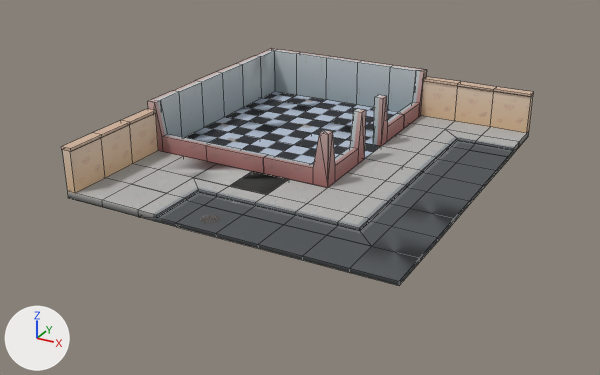
What one commit did to the FBX model art/models/DoubleCooked_Room01.fbx.
Rendered twice from a 50 mm camera at (8.79, -16.94, 7.57) aimed at (0.1, -1.16, -0.33). Every picture has the same lights, and +X, +Y and +Z are marked at lower left. The older version comes first. Mesh edges are drawn as thin lines. Where no turn or scale is listed for an object, it has been applied to the vertices. Vertices at exactly the same position are counted once.

The first picture shows 'DoubleCooked_Room01'.
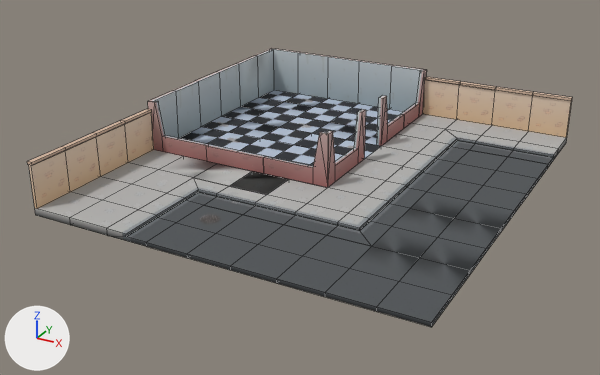
The newer file is also turned or shifted as a whole; pictures and numbers use the older file's frame.

Where the change shows, as pixel boxes [x1, y1, x2, y2] in the pictures (600 x 375 px; the box of a moved part takes in the faces that stretch with it):
'DoubleCooked_Room01', reshaped (15% wider, 17% taller): before [61, 48, 534, 286]; after [27, 48, 573, 327]
part 1 of me_mesh, added: after [508, 131, 567, 167]
part 2 of me_mesh, added: after [497, 157, 548, 181]
part 3 of me_mesh, added: after [484, 170, 538, 197]
part 4 of me_mesh, added: after [470, 185, 527, 214]
part 5 of me_mesh, added: after [400, 201, 514, 299]
part 6 of me_mesh, added (beige): after [528, 96, 572, 138]
part 7 of me_mesh, added: after [532, 92, 573, 101]
part 8 of me_mesh, added: after [107, 210, 176, 247]
part 9 of me_mesh, added: after [70, 201, 137, 236]
part 10 of me_mesh, added: after [231, 244, 302, 283]
part 11 of me_mesh, added: after [187, 233, 258, 270]
part 12 of me_mesh, added: after [277, 256, 349, 297]
part 13 of me_mesh, added: after [325, 268, 399, 312]
part 14 of me_mesh, added: after [35, 192, 102, 225]
part 15 of me_mesh, added (brown): after [29, 151, 70, 209]
part 16 of me_mesh, added: after [27, 147, 66, 166]
part 17 of me_mesh, added: after [377, 281, 452, 327]
part 18 of me_mesh, added: after [146, 223, 216, 258]
part 19 of me_mesh, moved or reshaped: before [61, 48, 534, 225]; after [61, 48, 533, 200]

The change, as a diff of the scene's bpy script:
```diff
--- a/art/models/DoubleCooked_Room01.fbx.py
+++ b/art/models/DoubleCooked_Room01.fbx.py
@@ me_mesh @@
-me_mesh.from_pydata(...)  # 838 vertices, 580 faces; spans x -4.01..4.01, y -4.51..4.51, z -0.17..1.27
+me_mesh.from_pydata(...)  # 1014 vertices, 702 faces; spans x -4.01..5.01, y -5.51..4.51, z -0.17..1.27
+# me_mesh part 1: the loose piece of 18 vertices spanning x 3.01..4.01, y 2.49..4.49, z -0.17..0.0 is copied, and the copy is moved by (1.0, 0.0, 0.0); it spans x 4.01..5.01, y 2.49..4.49, z -0.17..0.0
+# me_mesh part 2: the loose piece of 8 vertices spanning x 3.01..4.01, y 1.49..2.49, z -0.17..-0.07 is copied, and the copy is moved by (1.0, 0.0, 0.0); it spans x 4.01..5.01, y 1.49..2.49, z -0.17..-0.07
+# me_mesh part 3: the loose piece of 8 vertices spanning x 3.01..4.01, y 0.49..1.49, z -0.17..-0.07 is copied, and the copy is moved by (1.0, 0.0, 0.0); it spans x 4.01..5.01, y 0.49..1.49, z -0.17..-0.07
+# me_mesh part 4: the loose piece of 8 vertices spanning x 3.01..4.01, y -0.51..0.49, z -0.17..-0.07 is copied, and the copy is moved by (1.0, 0.0, 0.0); it spans x 4.01..5.01, y -0.51..0.49, z -0.17..-0.07
+# me_mesh part 5: the loose piece of 22 vertices spanning x 3.01..4.01, y -4.51..-0.51, z -0.17..-0.07 is copied, and the copy is moved by (1.0, 0.0, 0.0); it spans x 4.01..5.01, y -4.51..-0.51, z -0.17..-0.07
+# me_mesh part 6: the loose piece of 8 vertices spanning x 3.01..4.01, y 4.26..4.49, z 0.0..1.0 is copied, and the copy is scaled about its middle by (1, 0.381, 1), then moved by (1.0, 0.07, 0.0); it spans x 4.01..5.01, y 4.4..4.49, z 0.0..1.0
+# me_mesh part 7: a new loose piece, a box spanning x 4.013..5.013, y 4.374..4.513, z 1.0..1.07, in mat_material__22 (picture img_groundatlas_bc_png)
+# me_mesh part 8: the loose piece of 12 vertices spanning x -1.99..-0.99, y -4.51..-3.51, z -0.17..0.0 is copied, and the copy is moved by (0.0, -1.0, 0.0); it spans x -1.99..-0.99, y -5.51..-4.51, z -0.17..0.0
+# me_mesh part 9: the loose piece of 8 vertices spanning x -3.99..-2.99, y -4.51..-3.51, z -0.17..0.0 is copied, and the copy is moved by (1.0, -1.0, 0.0); it spans x -2.99..-1.99, y -5.51..-4.51, z -0.17..0.0
+# me_mesh part 10: the loose piece of 8 vertices spanning x 2.01..3.01, y -4.51..-3.51, z -0.17..-0.07 is copied, and the copy is moved by (-1.0, -1.0, 0.0); it spans x 1.01..2.01, y -5.51..-4.51, z -0.17..-0.07
+# me_mesh part 11: the loose piece of 8 vertices spanning x 0.01..1.01, y -4.51..-3.51, z -0.17..-0.07 is copied, and the copy is moved by (0.0, -1.0, 0.0); it spans x 0.01..1.01, y -5.51..-4.51, z -0.17..-0.07
+# me_mesh part 12: the loose piece of 8 vertices spanning x 2.01..3.01, y -4.51..-3.51, z -0.17..-0.07 is copied, and the copy is moved by (0.0, -1.0, 0.0); it spans x 2.01..3.01, y -5.51..-4.51, z -0.17..-0.07
+# me_mesh part 13: the loose piece of 8 vertices spanning x 2.01..3.01, y -4.51..-3.51, z -0.17..-0.07 is copied, and the copy is moved by (1.0, -1.0, 0.0); it spans x 3.01..4.01, y -5.51..-4.51, z -0.17..-0.07
+# me_mesh part 14: the loose piece of 8 vertices spanning x -3.99..-2.99, y -4.51..-3.51, z -0.17..0.0 is copied, and the copy is moved by (0.0, -1.0, 0.0); it spans x -3.99..-2.99, y -5.51..-4.51, z -0.17..0.0
+# me_mesh part 15: the loose piece of 8 vertices spanning x -3.99..-3.76, y -4.51..-3.51, z 0.0..1.0 is copied, and the copy is scaled about its middle by (0.367, 1, 1), then moved by (-0.07, -1.0, 0.0); it spans x -3.99..-3.9, y -5.51..-4.51, z 0.0..1.0
+# me_mesh part 16: a new loose piece, a box spanning x -4.013..-3.877, y -5.513..-4.513, z 1.0..1.07, in mat_material__22 (picture img_groundatlas_bc_png)
+# me_mesh part 17: the loose piece of 8 vertices spanning x 2.01..3.01, y -4.51..-3.51, z -0.17..-0.07 is copied, and the copy is moved by (2.0, -1.0, 0.0); it spans x 4.01..5.01, y -5.51..-4.51, z -0.17..-0.07
+# me_mesh part 18: the loose piece of 8 vertices spanning x -0.99..0.01, y -4.51..-3.51, z -0.17..-0.07 is copied, and the copy is moved by (0.0, -1.0, 0.0); it spans x -0.99..0.01, y -5.51..-4.51, z -0.17..-0.07
+# me_mesh part 19: 115 vertices moved within x -3.99..4.01, y -4.51..4.49, z 0.0..1.27; 22 vertices removed from x -3.76..1.01, y -3.51..4.26, z -0.17..1.27; 26 vertices added at x -3.9..1.01, y -3.51..4.4, z -0.17..1.27
 me_mesh.materials.append(mat_material__22)
```
